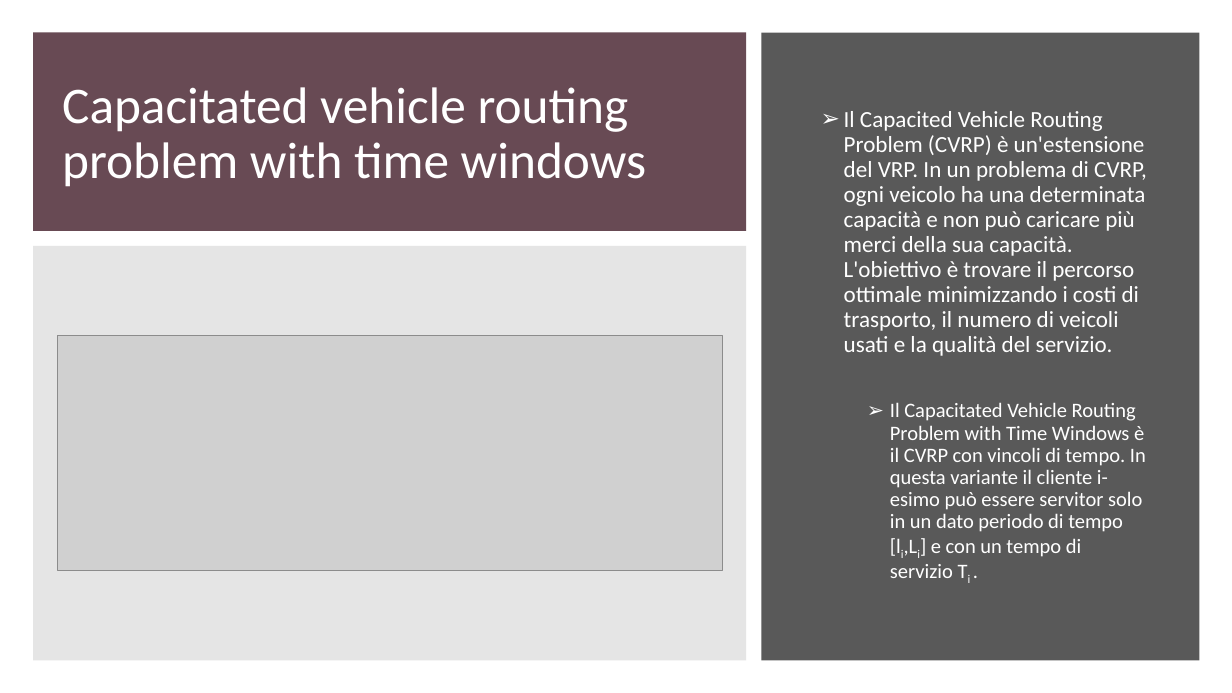
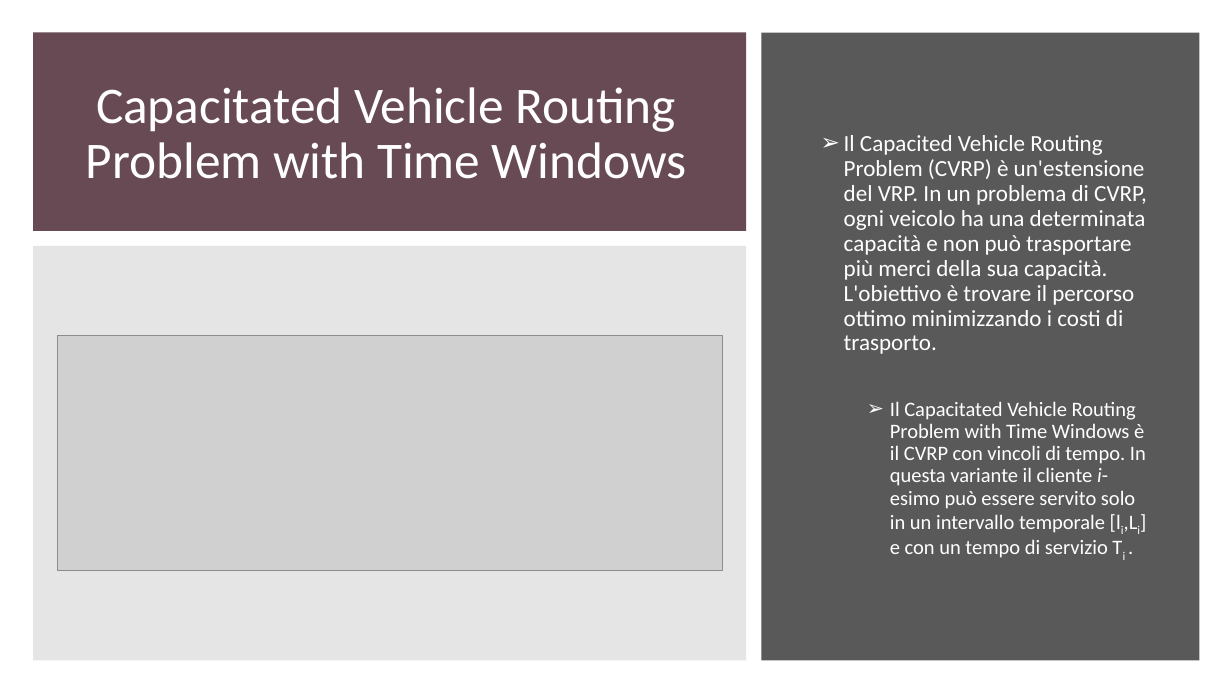
Before and after one commit to gdr-98/Greedy-heuristics-and-genetic-algorithm-for-a-CVRPTW-problem-resolution-, a slide deck: slide 3 of Power_point_nik.pptx (slide 2 before the commit). Drawn at 1232x693 pixels with LibreOffice and Linux fonts; fonts in the diff are those of the drawing; grey boxes stand for pictures. Boxes give left, top, right and bottom in pixels: in the first picture for what was removed or moved away, otherwise in the second. Text is boxed around its words. In the diff, an @@ line names an element or a change of style, - is before the commit and + after.

```diff
--- a/Power_point_nik.pptx
+++ b/Power_point_nik.pptx
@@ title at box(86, 87, 686, 179): text changed @@
-Capacitated vehicle routing problem with time windows
+Capacitated Vehicle Routing Problem with Time Windows
@@ text at box(844, 135, 1147, 558): text changed @@
-➢ Il Capacited Vehicle Routing Problem (CVRP) è un'estensione del VRP. In un problema di CVRP, ogni veicolo ha una determinata capacità e non può caricare più merci della sua capacità. L'obiettivo è trovare il percorso ottimale minimizzando i costi di trasporto, il numero di veicoli usati e la qualità del servizio.
-  ➢ Il Capacitated Vehicle Routing Problem with Time Windows è il CVRP con vincoli di tempo. In questa variante il cliente i-esimo può essere servitor solo in un dato periodo di tempo [li,Li] e con un tempo di servizio Ti .
+➢ Il Capacited Vehicle Routing Problem (CVRP) è un'estensione del VRP. In un problema di CVRP, ogni veicolo ha una determinata capacità e non può trasportare più merci della sua capacità. L'obiettivo è trovare il percorso ottimo minimizzando i costi di trasporto.
+  ➢ Il Capacitated Vehicle Routing Problem with Time Windows è il CVRP con vincoli di tempo. In questa variante il cliente i-esimo può essere servito solo in un intervallo temporale [li,Li] e con un tempo di servizio Ti .
```
Also in this commit, not shown: 14 other slides changed, 4 slides added, 9 slides removed.
